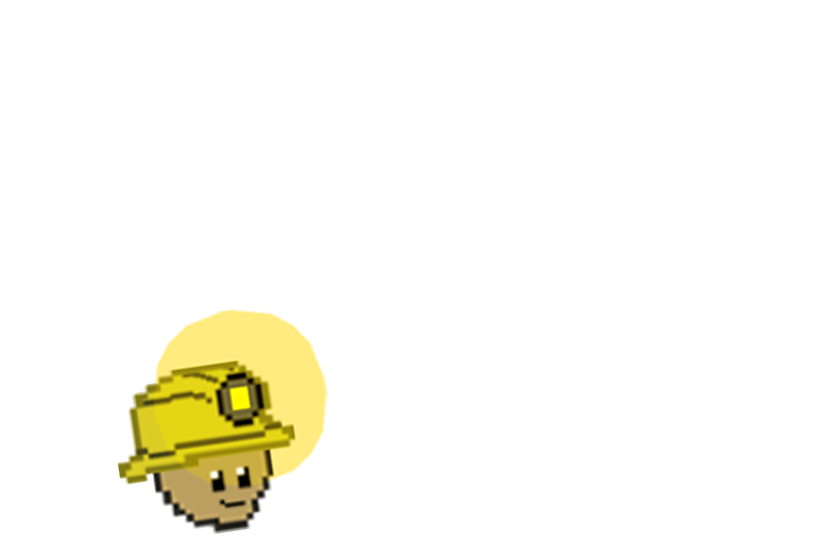
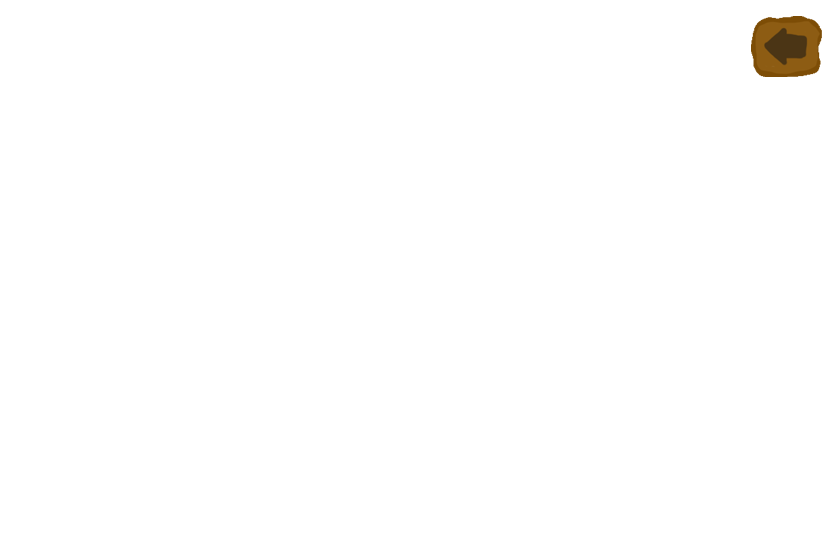
Layers edited between the first and the second 840 x 560 image:
hid "Layer 10" over [117, 308, 329, 535]
added layer "Layer 0" above "Layer 6" over [751, 16, 822, 77]
